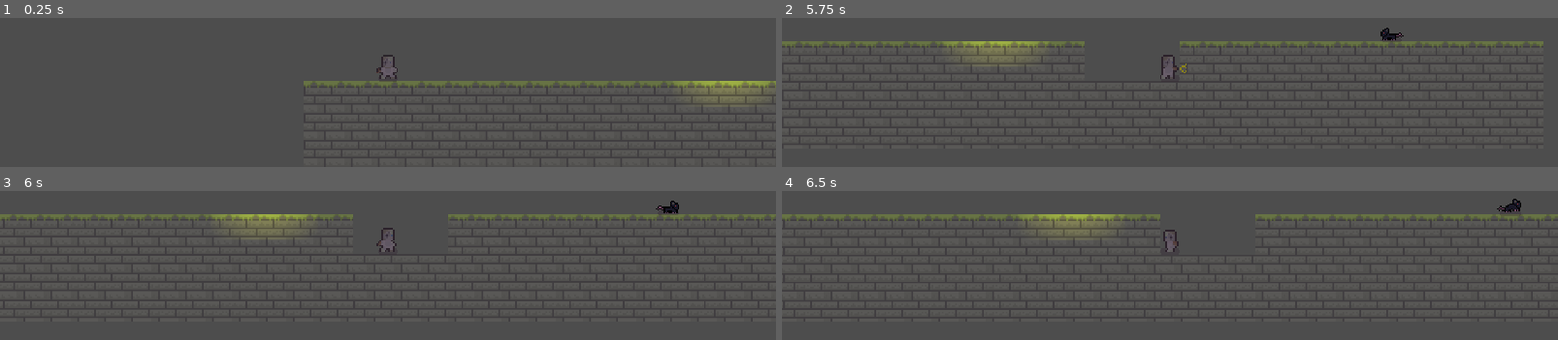
Above: before the commit, frames 1-4 (two rows, left to right).
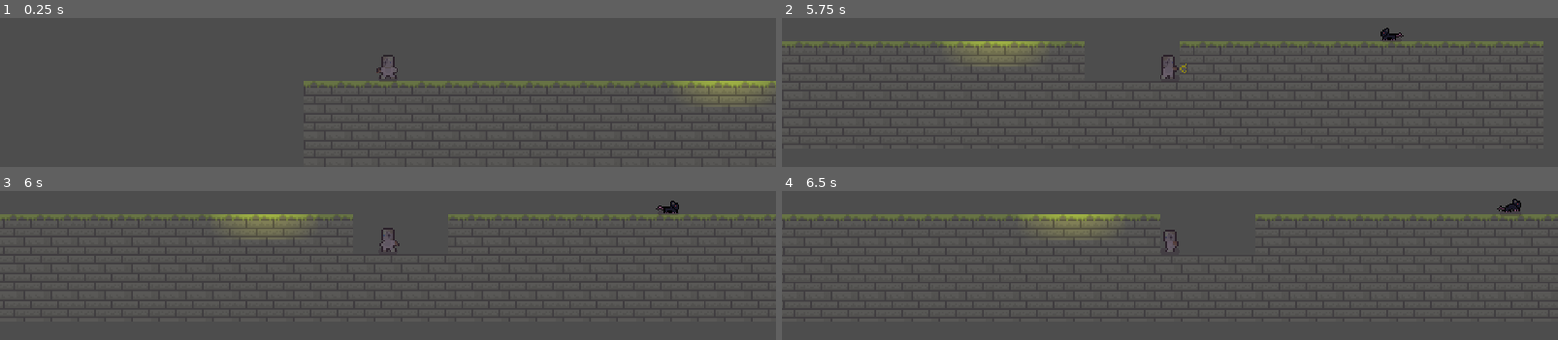
Above: after the commit, the same moments.

Repository: PlantvZombie/Game
Game: Godot game, scene res://Level1.tscn
Same seed, same stepped clock (60 frames per second), same inputs: the game is played once before the commit and once after it.
Inputs (mouse positions are in pixels of both pictures, inside the frame that each line leads up to):
- Up to frame 1 (0.25 s): no input
- Up to frame 2 (5.75 s): tap Enter at 0.5 s; move the mouse to (outside the picture) at 0.52 s; hold D (right) 0.53-2.03 s; click (outside the picture) at 0.6 s; tap W (up) at 0.77, 1.52, 3.02, 3.77, 4.52 s; move the mouse to (outside the picture) at 1.27 s; right-click (outside the picture) at 1.35 s; move the mouse to (outside the picture) at 2.02 s; hold A (left) 2.03-2.78 s; tap Space (space) at 2.1, 4.35 s; move the mouse to (1131, 35) at 2.77 s; hold D (right) 2.78-4.28 s; click (1131, 35) at 2.85 s; move the mouse to (outside the picture) at 3.52 s; right-click (outside the picture) at 3.6 s; move the mouse to (outside the picture) at 4.27 s; hold A (left) 4.28-5.03 s; move the mouse to (outside the picture) at 5.02 s; hold D (right) from 5.03 s (still down); click (outside the picture) at 5.1 s
- Up to frame 3 (6 s): move the mouse to (outside the picture) at 5.77 s; release D (right) at 5.78 s; hold A (left) from 5.78 s (still down); right-click (outside the picture) at 5.85 s
- Up to frame 4 (6.5 s): keep holding A (left); tap W (up) at 6.02 s

Frames 1-2 are identical in both runs. In frame 3, less than 0.1% of the frame differs, in the area x 48-52%, y 27-41%; in frame 4, nothing differs.

Commit message:
Character Can Turn While Attacking

Diff:
--- a/character.gd
+++ b/character.gd
@@ -7,10 +7,11 @@
 var hasGrapplingHook:bool = true
 var currentTarget
 
-
 var left:bool = false
 var right:bool = false
 var Attack:bool = false
+var frame:int
+signal Turned
 signal AttackTimer
 signal Attacked
 signal hideRope
@@ -31,11 +32,8 @@
 @onready var anim = get_node("CollisionShape2D/Sprite2D")
 
 func _physics_process(delta):
-
-
 	if Input.is_action_just_pressed("rClick") and hasGrapplingHook and currentTarget != null:
 		tween = create_tween()
-
 	if health < 1 and !Dead:
 		if right:
 			anim.play("DeathRight")
@@ -48,12 +46,9 @@
 		else:
 			Death.emit()
 			Dead = true
-
-
 		currentTarget.rope(self.global_position)
 		tween.tween_property(self, "position", currentTarget.global_position, .1)
 		hideRope.emit(tween)
-
 	if anim.get_animation() == "AttackRight" and anim.get_frame() == 2:
 		get_node("Right/CollisionShape2D").set_disabled(false)
 	elif anim.get_animation() == "AttackLeft" and anim.get_frame() == 2:
@@ -69,14 +64,11 @@
 			velocity.y += gravity * delta
 		else:
 			velocity.y += gravity * (1.5 *delta)
-
 	if is_on_floor():
 		AfterJump = false
-
 	# Handle Jump.
 	if  is_on_floor() and (Input.is_action_just_pressed("up") or Input.is_action_just_pressed("space")) and !Dead:
 		velocity.y = JUMP_VELOCITY
-
 	move_and_slide()
 
 func _input(event):
@@ -85,13 +77,19 @@
 			velocity.y *= 0.5
 
 func _process(_delta):
-
 	if currentTarget != null:
 		currentTarget.turnOn(false)
+	if anim.get_animation() == "AttackRight" and !right:
+		frame = anim.get_frame()
+		anim.play("AttackLeft")
+		anim.set_frame(frame)
+	if anim.get_animation() == "AttackLeft" and !left:
+		frame = anim.get_frame()
+		anim.play("AttackRight")
+		anim.set_frame(frame)
 	currentTarget = find_closest_or_furthest(self, "targets")
 	if currentTarget != null:
 		currentTarget.turnOn(true)
-
 	var direction = Input.get_axis("left", "right")
 	if direction and !Dead:
 		velocity.x = move_toward(velocity.x, direction * SPEED, 80)
@@ -126,7 +124,6 @@
 				Attack = true
 				anim.play("AttackLeft")
 				AttackTimer.emit()
-
 		if velocity.x == 0 and Input.is_action_just_pressed("click") and !Attack and right and !Dead:
 				AttackComplete = false
 				Attack = true
@@ -147,7 +144,6 @@
 	await get_tree().create_timer(0.9).timeout
 	AttackComplete = true
 
-
 func distance(x0, y0, x1, y1):
 	return sqrt((x0 - x1)**2+(y0-y1)**2)
 
@@ -165,7 +161,6 @@
 	else:
 		return null
 
-
 func _on_right_body_entered(body):
 	if body.is_in_group("Enemies"):
 		body.health -= 10
@@ -175,8 +170,6 @@
 	if body.is_in_group("Enemies"):
 		body.health -= 10
 		Attacked.emit()
-
-
 
 func _on_hide_rope():
 	await tween.finished
